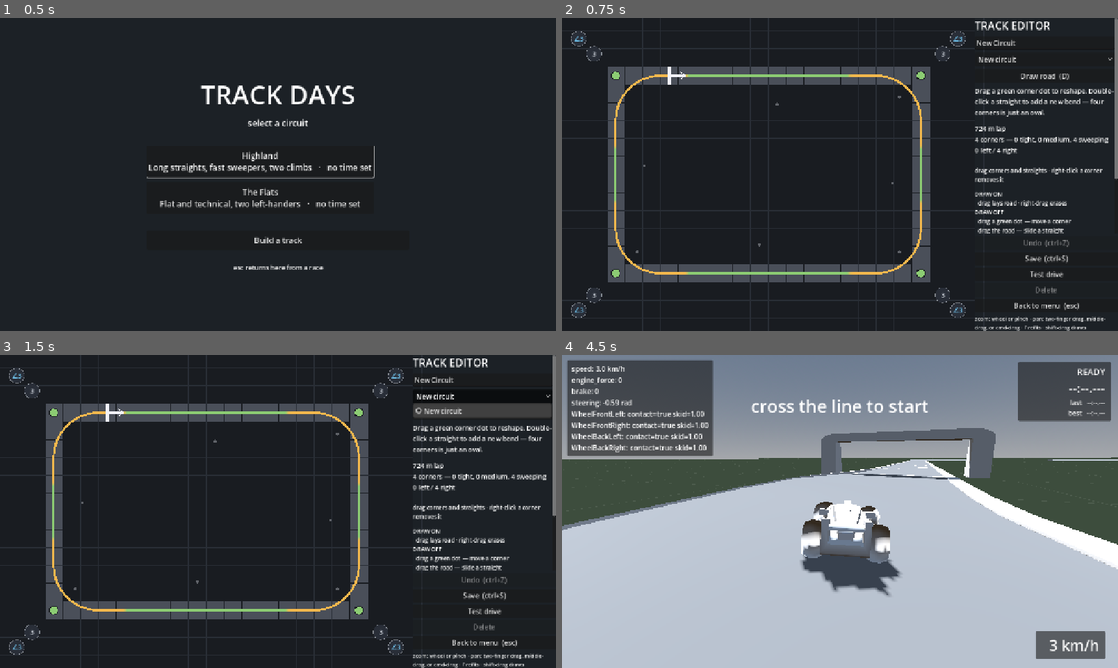
Above: before the commit, frames 1-4 (two rows, left to right).
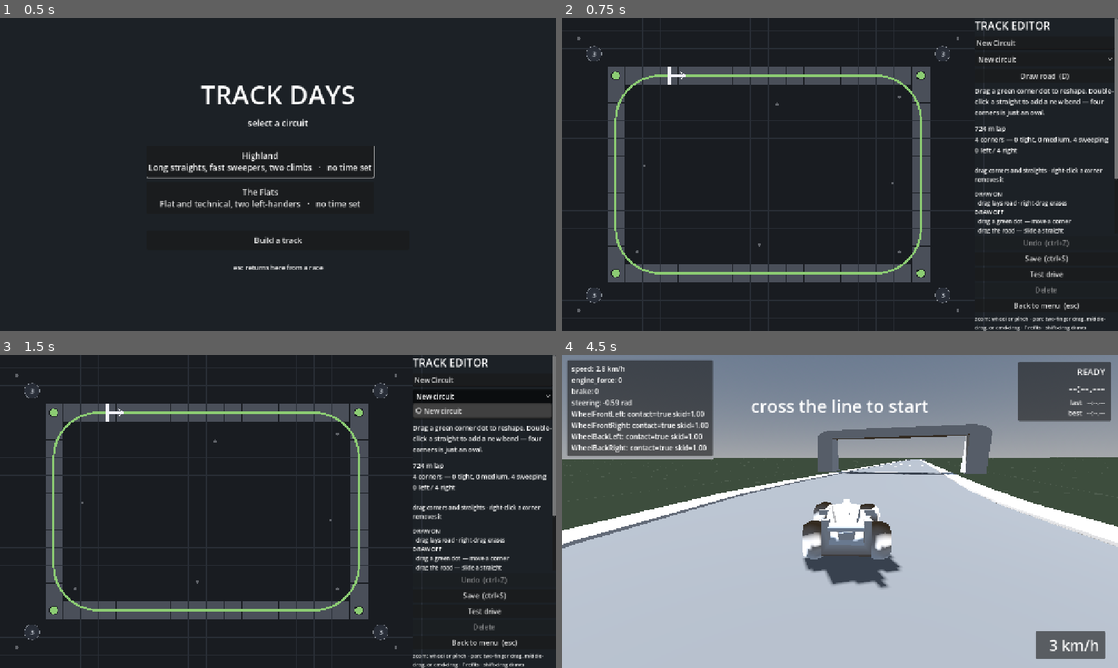
Above: after the commit, the same moments.

Repository: michael-baker-us/track-days
Game: Godot game, scene res://scenes/title.tscn
Two runs of this game, one before a commit and one after it. Both use one fixed random seed, a clock stepped at 60 frames per second and the inputs below.
Inputs (mouse positions are in pixels of both pictures, inside the frame that each line leads up to):
- Up to frame 1 (0.5 s): no input
- Up to frame 2 (0.75 s): click "Build a track" at 0.5 s
- Up to frame 3 (1.5 s): click "New circuit" at 1.25 s
- Up to frame 4 (4.5 s): click "New circuit" at 2 s; click "Draw road (D)" at 2.75 s; click "Test drive" at 3.5 s; tap Enter at 4.25 s; move the mouse to (962, 495) at 4.27 s; hold D (steer_right) from 4.28 s (still down); tap F at 4.35 s; click (962, 495) at 4.42 s

Frame 1 is identical in both runs. In frame 2, 0.8% of the frame differs, in the area x 1-73%, y 4-96%; in frame 3, 0.8%; in frame 4, 7.3%, in the area x 0-100%, y 4-77%.

Commit message:
Refactor corner banking logic to be explicit and opt-in
- Updated track_builder.gd to ensure corners are flat by default unless explicitly banked, removing the previous reliance on corner size for default banking levels.
- Adjusted track_layout.gd to reflect the new banking logic, ensuring corners only inherit banking if specified by the author.
- Modified run_tests.gd to test the new banking behavior, confirming that corners are flat unless stated otherwise and that banking survives save/load cycles.
- Revised build_track.gd to ensure all corners in the predefined layouts explicitly state their banking, aligning with the new design philosophy.

Diff:
--- a/scripts/track/track_builder.gd
+++ b/scripts/track/track_builder.gd
@@ -92,18 +92,19 @@
 const MAX_BANK_LEVEL := 3
 const MAX_BANK_DEG := 4.0
 
-## The level a corner gets when nothing has asked for anything, by corner size.
-##
-## Bank grows with radius, which is the opposite of what "more bank helps you
-## turn" suggests, and it is deliberate on two counts. A size-3 sweeper is the
-## corner taken fastest, so it is the one where leaning the road actually buys
-## grip; and it is the only one with enough road either side to ease the roll in
-## and out of. A hairpin banked this hard is a skate bowl — the tilt arrives in a
-## car length and reads as a glitch rather than as a corner.
-##
-## Only a default. Any corner can be set flat, and a tight one can be banked hard
-## if that is the circuit someone wants.
-const DEFAULT_BANK_LEVEL := {1: 1, 2: 2, 3: 3}
+## The level a corner gets when nothing has asked for anything.
+##
+## Flat. A corner banks because someone said so and for no other reason — there
+## is no radius-derived default anywhere, in the editor or in a hand-written
+## layout. Banking changes how a circuit drives, and inheriting it silently is
+## not something a track author should have to notice and undo.
+##
+## Suggested angles, when someone does ask, run *up* with radius: a sweeper is the
+## corner taken fastest, so it is where leaning the road actually buys grip, and
+## it is the only one with enough road either side to ease the roll in and out of.
+## A hairpin banked hard is a skate bowl — the tilt arrives in a car length and
+## reads as a glitch rather than as a corner.
+const DEFAULT_BANK_LEVEL := 0
 
 ## Road spent easing bank in and out at each end of a corner, in tile units.
 ##
@@ -390,11 +391,11 @@
 			var from_idx := _mark()
 			_trace_arc(piece, r[3], r[4], r[2], r[0], height)
 			_record(r[6], from_idx)
-			# A fourth element is an explicit bank in degrees, and zero is a
-			# meaningful answer — so "the layout said nothing" has to be the
-			# absence of the element, not a zero in it.
+			# A fourth element is a bank in degrees. Without one the corner is
+			# flat, so "said nothing" and "said zero" now mean the same thing,
+			# and neither can quietly bank a circuit nobody asked to bank.
 			_note_corner(piece, turn, from_idx,
-				float(seg[3]) if seg.size() > 3 else default_bank_degrees(piece))
+				float(seg[3]) if seg.size() > 3 else 0.0)
 			pos = r[0]
 			height = r[5]
 			heading = new_heading
@@ -607,14 +608,6 @@
 		"to": centreline.size() - 1,
 		"bank": deg_to_rad(clampf(degrees, -MAX_BANK_DEG, MAX_BANK_DEG)) * sign,
 	})
-
-## The bank a corner piece asks for when the layout does not say, in degrees.
-static func default_bank_degrees(piece: String) -> float:
-	var desc: Dictionary = PIECES.get(piece, {})
-	if not desc.has("arc"):
-		return 0.0
-	var size := int((desc["arc"] as Vector2).x)
-	return BANK_DEGREES[DEFAULT_BANK_LEVEL.get(size, 0)]
 
 ## Turns the per-corner requests into a roll angle for every centreline point.
 ##
--- a/scripts/track/track_layout.gd
+++ b/scripts/track/track_layout.gd
@@ -318,13 +318,15 @@
 		if corner_sizes.has(c.cell):
 			c.size = clampi(int(corner_sizes[c.cell]), 1, c.max_size)
 
-	# Banking is settled after the size, because the default follows from it:
-	# shrink a sweeper down to a hairpin and it stops being banked like a sweeper.
+	# Corners are flat unless the author banked them. Nothing about the shape of a
+	# bend implies how much its road should lean, and a circuit that quietly banked
+	# every corner the moment it was painted would be one the author had to notice
+	# and undo — the wrong way round for something that changes how a track drives.
 	for c in out.corners:
 		c.bank = (
 			clampi(int(corner_banks[c.cell]), 0, TrackBuilder.MAX_BANK_LEVEL)
 			if corner_banks.has(c.cell)
-			else int(TrackBuilder.DEFAULT_BANK_LEVEL.get(c.size, 0))
+			else TrackBuilder.DEFAULT_BANK_LEVEL
 		)
 
 	for i in out.runs.size():
--- a/tests/run_tests.gd
+++ b/tests/run_tests.gd
@@ -62,6 +62,13 @@
 	layout.cells = cells
 	layout.start_cell = Vector2i(6, 0)
 	layout.display_name = "Test Circuit"
+
+	# Banked on purpose, and stated rather than inherited — corners are flat by
+	# default now. This is the circuit that gets built into the physics world, so
+	# banking it here is what puts a banked collision surface under a real car for
+	# `test_banked_collision_leans_into_the_corner` to raycast.
+	for corner in layout.compile().corners:
+		layout.corner_banks[corner.cell] = TrackBuilder.MAX_BANK_LEVEL
 	return layout
 
 # --- assertions ---
@@ -999,46 +1006,75 @@
 		worst = maxf(worst, absf(b))
 	check_near("a circuit asking for flat corners gets none", rad_to_deg(worst), 0.0, 0.001)
 
-	# And saying nothing is still not the same as saying zero.
+	# And a layout that says nothing at all is flat too. Banking is opt-in
+	# everywhere: nothing infers it from a corner's radius or from anything else,
+	# so a circuit can only lean where its author asked it to.
 	var implied := TrackBuilder.new()
 	var silent := []
-	for seg in tool_script.FLATS:
+	for seg in tool_script.HIGHLAND:
 		silent.append(seg.slice(0, 3) if seg[0] == "C" else seg)
 	implied.measure(silent)
 	var implied_worst := 0.0
 	for b in implied.bank:
 		implied_worst = maxf(implied_worst, absf(b))
-	check_true("the same circuit left unsaid banks by default (%.1f deg)"
-		% rad_to_deg(implied_worst), rad_to_deg(implied_worst) > 1.0)
+	check_near("a layout that never mentions banking gets none",
+		rad_to_deg(implied_worst), 0.0, 0.001)
+
+	# Highland is the same circuit with its angles written in, so the difference
+	# between the two is only ever what the layout asked for.
+	var asked := TrackBuilder.new()
+	asked.measure(tool_script.HIGHLAND)
+	var asked_worst := 0.0
+	for b in asked.bank:
+		asked_worst = maxf(asked_worst, absf(b))
+	check_near("and one that asks for it gets exactly that",
+		rad_to_deg(asked_worst), TrackBuilder.BANK_DEGREES[TrackBuilder.MAX_BANK_LEVEL], 0.01)
 
 ## A painted circuit's per-corner banking has to survive the compiler and the
 ## save file, or the choice is lost the moment the editor is closed.
 func test_corner_banking_is_authored_and_saved() -> void:
 	var layout := _roomy_rectangle()
 	var first := layout.compile()
-	check_true("corners bank by default", first.corners[0].bank > 0)
-
+	# A freshly painted circuit is flat everywhere. Banking is something the
+	# author turns on, corner by corner, and never something a new track has to
+	# be told to stop doing.
 	for corner in first.corners:
-		layout.corner_banks[corner.cell] = 0
-	var flattened := layout.compile()
-	for corner in flattened.corners:
-		check("every corner obeys being set flat", corner.bank, 0)
-	var built := TrackBuilder.new()
-	var result := built.measure(flattened.segments)
+		check("a new corner is flat at %s" % corner.cell, corner.bank, 0)
+	var plain := TrackBuilder.new()
+	var result := plain.measure(first.segments)
 	var worst := 0.0
-	for b in built.bank:
+	for b in plain.bank:
 		worst = maxf(worst, absf(b))
 	check_near("and the built circuit is flat", rad_to_deg(worst), 0.0, 0.001)
 	check_true("a flat-cornered circuit still closes", result.closed)
 
-	# One corner banked hard again, then round-tripped through the save format.
-	var cell: Vector2i = flattened.corners[1].cell
+	# One corner banked, then round-tripped through the save format.
+	var cell: Vector2i = first.corners[1].cell
 	layout.corner_banks[cell] = TrackBuilder.MAX_BANK_LEVEL
 	layout.id = "user_banktest"
+	var banked := layout.compile()
+	for corner in banked.corners:
+		check("only the corner asked for banks, at %s" % corner.cell,
+			corner.bank, TrackBuilder.MAX_BANK_LEVEL if corner.cell == cell else 0)
+	var lean := TrackBuilder.new()
+	lean.measure(banked.segments)
+	var leaned := 0.0
+	for b in lean.bank:
+		leaned = maxf(leaned, absf(b))
+	check_near("and it reaches the angle asked for", rad_to_deg(leaned),
+		TrackBuilder.BANK_DEGREES[TrackBuilder.MAX_BANK_LEVEL], 0.01)
+
 	var back := TrackLayout.from_dict(layout.to_dict()).compile()
 	for corner in back.corners:
 		check("bank survives a save and load at %s" % corner.cell,
 			corner.bank, TrackBuilder.MAX_BANK_LEVEL if corner.cell == cell else 0)
+
+	# A track saved before banking existed has no `corner_banks` at all, and must
+	# come back flat rather than inheriting anything.
+	var old := layout.to_dict()
+	old.erase("corner_banks")
+	for corner in TrackLayout.from_dict(old).compile().corners:
+		check("an older saved track loads flat at %s" % corner.cell, corner.bank, 0)
 
 ## How much the painted road surface of one tile rises across its own width, in
 ## metres. Reads the art's own "road" material rather than the whole tile, so
--- a/tools/build_track.gd
+++ b/tools/build_track.gd
@@ -14,30 +14,36 @@
 # The original circuit: long straights, fast sweepers, and two climbs. Each
 # climb replaces exactly 6 units of straight (ramp 2 + bridge 2 + ramp 2), so
 # adding elevation did not require re-solving the layout.
+#
+# Every corner states its banking, because nothing anywhere infers it: a corner
+# with no angle on it is flat, in a hand-written layout as much as in the editor.
+# The angles here run up with radius — the sweepers lean most, since they are the
+# corners taken fastest and the only ones with room either side to roll into and
+# out of. Flats is the same circuit's opposite number, banked nowhere at all.
 const HIGHLAND := [
 	["S", "roadStart", 1],
 	["S", "roadStartPositions", 1],
 	["S", "roadStraightLong", 6],
-	["C", "roadCornerLarger", "right"],
+	["C", "roadCornerLarger", "right", 4.0],
 	["S", "roadStraightLong", 4],
-	["C", "roadCornerLarge", "right"],
+	["C", "roadCornerLarge", "right", 2.5],
 	["S", "roadStraightLong", 3],
-	["C", "roadCornerLarge", "left"],
+	["C", "roadCornerLarge", "left", 2.5],
 	["S", "roadStraightLong", 2],
-	["C", "roadCornerLarge", "right"],
+	["C", "roadCornerLarge", "right", 2.5],
 	["S", "roadStraightLong", 3],
 	["S", "roadRampLongCurved", 1, 1],
 	["S", "roadStraightBridge", 2],
 	["S", "roadRampLongCurved", 1, -1],
 	["S", "roadStraightLong", 2],
-	["C", "roadCornerLarger", "right"],
+	["C", "roadCornerLarger", "right", 4.0],
 	["S", "roadStraightLong", 3],
 	["S", "roadRampLongCurved", 1, 1],
 	["S", "roadStraightBridge", 2],
 	["S", "roadRampLongCurved", 1, -1],
 	["S", "roadStraightLong", 1],
 	["S", "roadStraight", 1],
-	["C", "roadCornerLarge", "right"],
+	["C", "roadCornerLarge", "right", 2.5],
 	["S", "roadStraightLong", 4],
 	["S", "roadStraight", 1],
 ]
Not shown, changed: scenes/track/track_flats.tscn
Not shown, changed: scenes/track/track_highland.tscn
Not shown, changed: CLAUDE.md
Not shown, changed: docs/architecture.md
Not shown, changed: docs/tuning-journal.md
